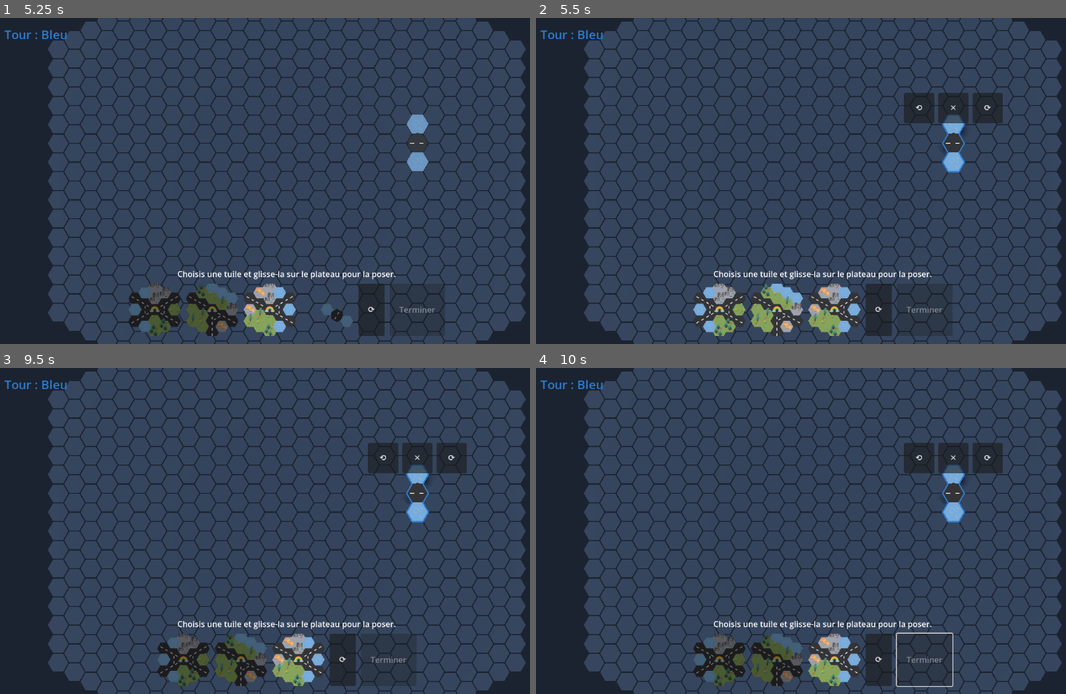
Above: before the commit, frames 1-4 (two rows, left to right).
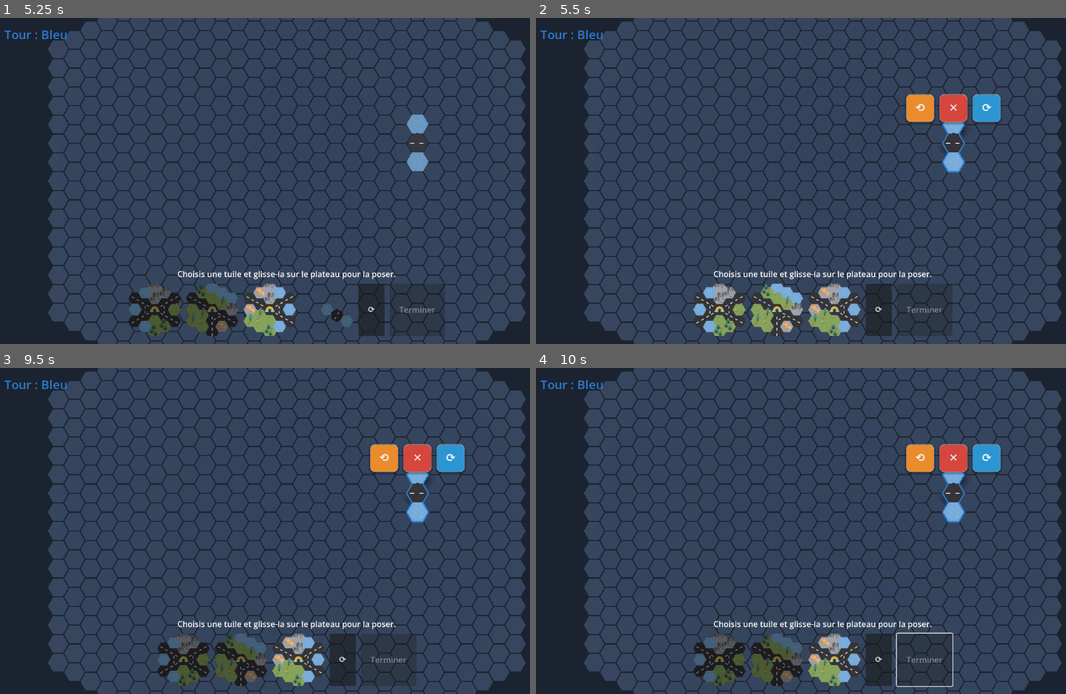
Above: after the commit, the same moments.

Repository: yoann-shopopop/shopopop-express
Game: Godot game, scene res://scenes/main.tscn
Same seed, same stepped clock (60 frames per second), same inputs: the game is played once before the commit and once after it.
Inputs (mouse positions are in pixels of both pictures, inside the frame that each line leads up to):
- Up to frame 1 (5.25 s): click "2" at 0.5 s; click (153, 311) at 1.27 s; click (212, 311) at 2.02 s; click (270, 311) at 2.77 s; click (328, 311) at 3.52 s; click "⟳" at 4.25 s; tap Enter at 5 s; move the mouse to (413, 164) at 5.02 s; hold Right from 5.03 s (still down); hold R (rotate_block) from 5.03 s (still down); click (413, 164) at 5.17 s
- Up to frame 2 (5.5 s): keep holding Right; keep holding R (rotate_block); tap Space at 5.27 s
- Up to frame 3 (9.5 s): release Right at 5.75 s; release R (rotate_block) at 5.75 s; click (185, 661) at 5.77 s; click (238, 661) at 6.52 s; click (296, 661) at 7.27 s; click "⟳" at 8 s; tap Space at 8.75 s; drag from (169, 547) to (259, 596) at 8.77 s
- Up to frame 4 (10 s): move the mouse to (880, 459) at 9.52 s; hold Right from 9.53 s (still down); tap Alt at 9.6 s

Frame 1 is identical in both runs. In frame 2, 1.5% of the frame differs, in the area x 69-89%, y 22-33%; in frame 3, 1.5%; in frame 4, 1.5%.

Commit message:
feat(ui): recolor & restyle floating piece toolbar (style C)
Co-Authored-By: Claude Sonnet 4.6 <noreply@anthropic.com>

Diff:
--- a/src/ui/placement_ui.gd
+++ b/src/ui/placement_ui.gd
@@ -17,7 +17,7 @@
 
 const BUTTON_MIN := Vector2(118, 52)
 const PREVIEW_SIZE := Vector2(104, 104)
-const CONTROL_BTN := Vector2(60, 60)
+const CONTROL_BTN := Vector2(56, 56)
 
 ## 1-based placement-turn number for the header's "Tour X/Y". [param total] is the player's initial
 ## tile count, [param remaining] the tiles still in their tray, [param block_placed] whether this
@@ -125,28 +125,29 @@
 # Floating toolbar shown above the piece just placed: rotate left, remove, rotate right (in order).
 func _build_controls() -> void:
 	_controls = HBoxContainer.new()
-	_controls.add_theme_constant_override("separation", 8)
+	_controls.add_theme_constant_override("separation", 10)
 	_controls.top_level = true
 	_controls.hide()
 	add_child(_controls)
 
-	var rot_left := Button.new()
-	rot_left.text = "⟲"
-	rot_left.custom_minimum_size = CONTROL_BTN
-	rot_left.pressed.connect(func() -> void: rotate_left_requested.emit())
-	_controls.add_child(rot_left)
-
-	var remove := Button.new()
-	remove.text = "✕"
-	remove.custom_minimum_size = CONTROL_BTN
-	remove.pressed.connect(func() -> void: remove_requested.emit())
-	_controls.add_child(remove)
-
-	var rot_right := Button.new()
-	rot_right.text = "⟳"
-	rot_right.custom_minimum_size = CONTROL_BTN
-	rot_right.pressed.connect(func() -> void: rotate_right_requested.emit())
-	_controls.add_child(rot_right)
+	_controls.add_child(_make_control_button("⟲", UITheme.ORANGE, func() -> void: rotate_left_requested.emit()))
+	_controls.add_child(_make_control_button("✕", UITheme.RED, func() -> void: remove_requested.emit()))
+	_controls.add_child(_make_control_button("⟳", UITheme.BLUE, func() -> void: rotate_right_requested.emit()))
+
+
+# A single round-ish accent button for the floating toolbar.
+func _make_control_button(glyph: String, accent: Color, on_press: Callable) -> Button:
+	var b := Button.new()
+	b.text = glyph
+	b.custom_minimum_size = CONTROL_BTN
+	b.add_theme_font_size_override("font_size", 22)
+	b.add_theme_color_override("font_color", UITheme.TEXT)
+	b.add_theme_stylebox_override("normal", UITheme.button_style(accent))
+	b.add_theme_stylebox_override("hover", UITheme.button_style(accent, 1.6))
+	b.add_theme_stylebox_override("pressed", UITheme.button_style_pressed(accent))
+	b.add_theme_stylebox_override("focus", UITheme.button_style(accent))
+	b.pressed.connect(on_press)
+	return b
 
 
 ## Refreshes the bar for [param player]'s turn. While [param block_placed] is true the tray blocks are
